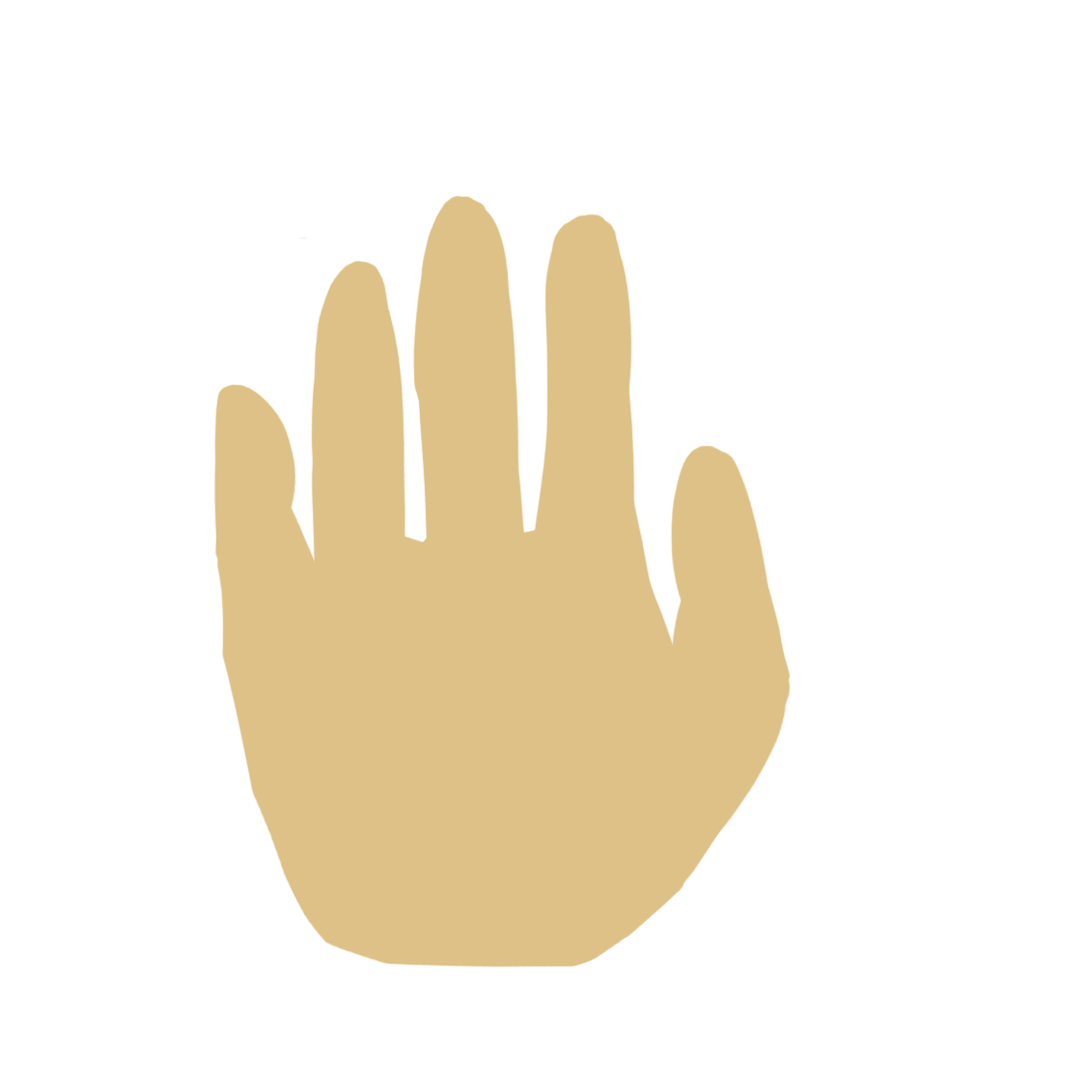
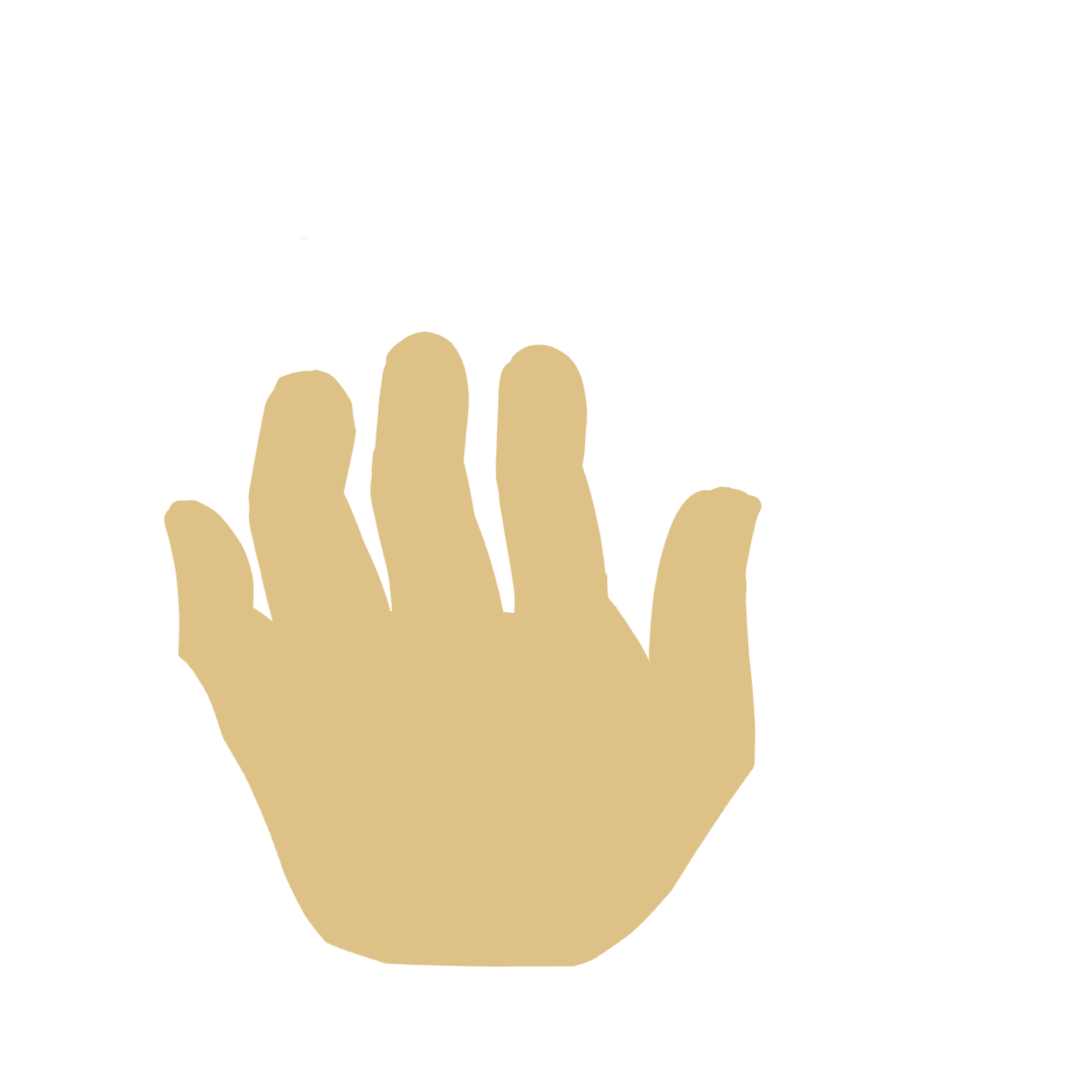
Layered file, before and after one edit (1091x1091). Changes by layer:
removed layer "03" (1st of 2, in "NEUTRAL-FRONT") from group "NEUTRAL-FRONT" over (213, 195, 792, 940)
removed group "HAND" (1st of 2) (4 layers) (was 10%) over (163, 195, 792, 940)
removed group "NEUTRAL-FRONT" (4 layers) over (163, 195, 792, 940)
renamed "Layer 1" to "05", showed it, opacity 10% → 100%, painted on it over (163, 195, 792, 940)
removed layer "Background" over (163, 195, 792, 940)
